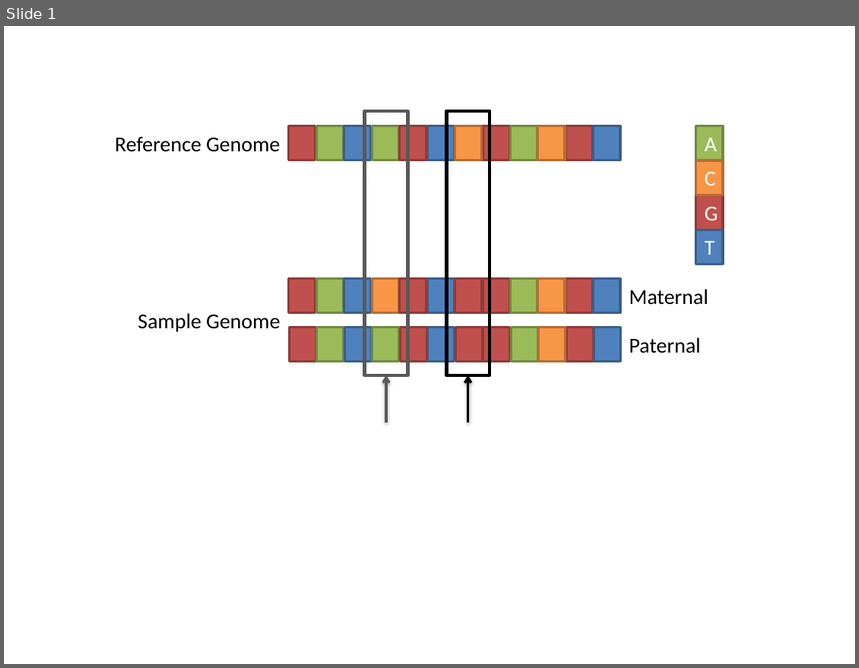
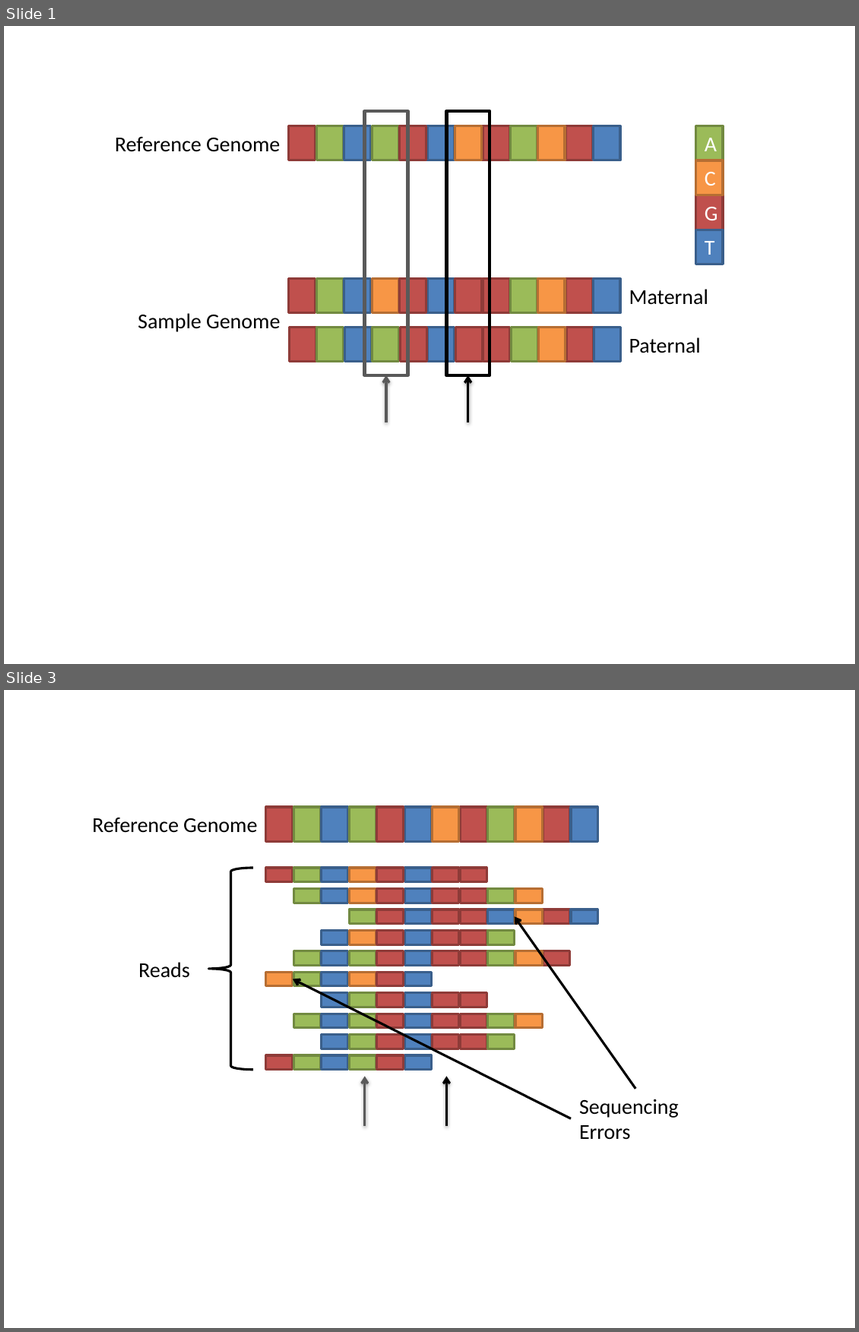
Before and after one commit to Bioconductor/CSAMA2015, a slide deck: materials/lectures/3_Wednesday/Paul.Pyl.VariantCalling.and.QC/Illustrations.pptx. Shown one above the other, each under a label of ours: slide 1 before the commit, slides 1 and 3 after it; the slides between them are not shown. The pictures are 859x668 and 859x1332 pixels, drawn with LibreOffice and Linux fonts; fonts in the diff are those of the drawing. Boxes give left, top, right and bottom in pixels: in the first picture for what was removed or moved away, otherwise in the second. Text is boxed around its words. In the diff, an @@ line names an element or a change of style, - is before the commit and + after.

```diff
--- a/materials/lectures/3_Wednesday/Paul.Pyl.VariantCalling.and.QC/Illustrations.pptx
+++ b/materials/lectures/3_Wednesday/Paul.Pyl.VariantCalling.and.QC/Illustrations.pptx
@@ slide 3 added at [4, 690, 855, 1328], background #FFFFFF @@
@@ text added at [92, 818, 257, 833], 18 pt, text #000000 @@
+Reference Genome
@@ group added at [266, 808, 598, 841]: 12 rectangles @@
@@ left brace added at [208, 868, 253, 1070], outline #000000 2 pt @@
@@ group added at [266, 868, 487, 882]: 8 rectangles @@
@@ group added at [294, 888, 542, 903]: 9 rectangles @@
@@ arrow added from (636, 1089) to (515, 916), #000000 2 pt @@
@@ group added at [350, 910, 598, 924]: 9 rectangles @@
@@ group added at [322, 930, 514, 945]: 7 rectangles @@
@@ text added at [139, 962, 190, 978], 18 pt, text #000000 @@
+Reads
@@ group added at [294, 951, 570, 966]: 10 rectangles @@
@@ arrow added from (571, 1119) to (293, 980), #000000 2 pt @@
@@ group added at [266, 972, 431, 986]: 6 rectangles @@
@@ group added at [322, 993, 487, 1008]: 6 rectangles @@
@@ group added at [294, 1014, 542, 1028]: 9 rectangles @@
@@ group added at [322, 1035, 514, 1049]: 7 rectangles @@
@@ arrow added from (365, 1125) to (365, 1076), #595959 2 pt @@
@@ group added at [266, 1055, 431, 1070]: 6 rectangles @@
@@ arrow added from (446, 1125) to (446, 1076), #000000 2 pt @@
@@ text added at [579, 1099, 679, 1140], 18 pt, text #000000 @@
+Sequencing Errors
```
Also in this commit, not shown: 1 other slide added, 8 other files.
